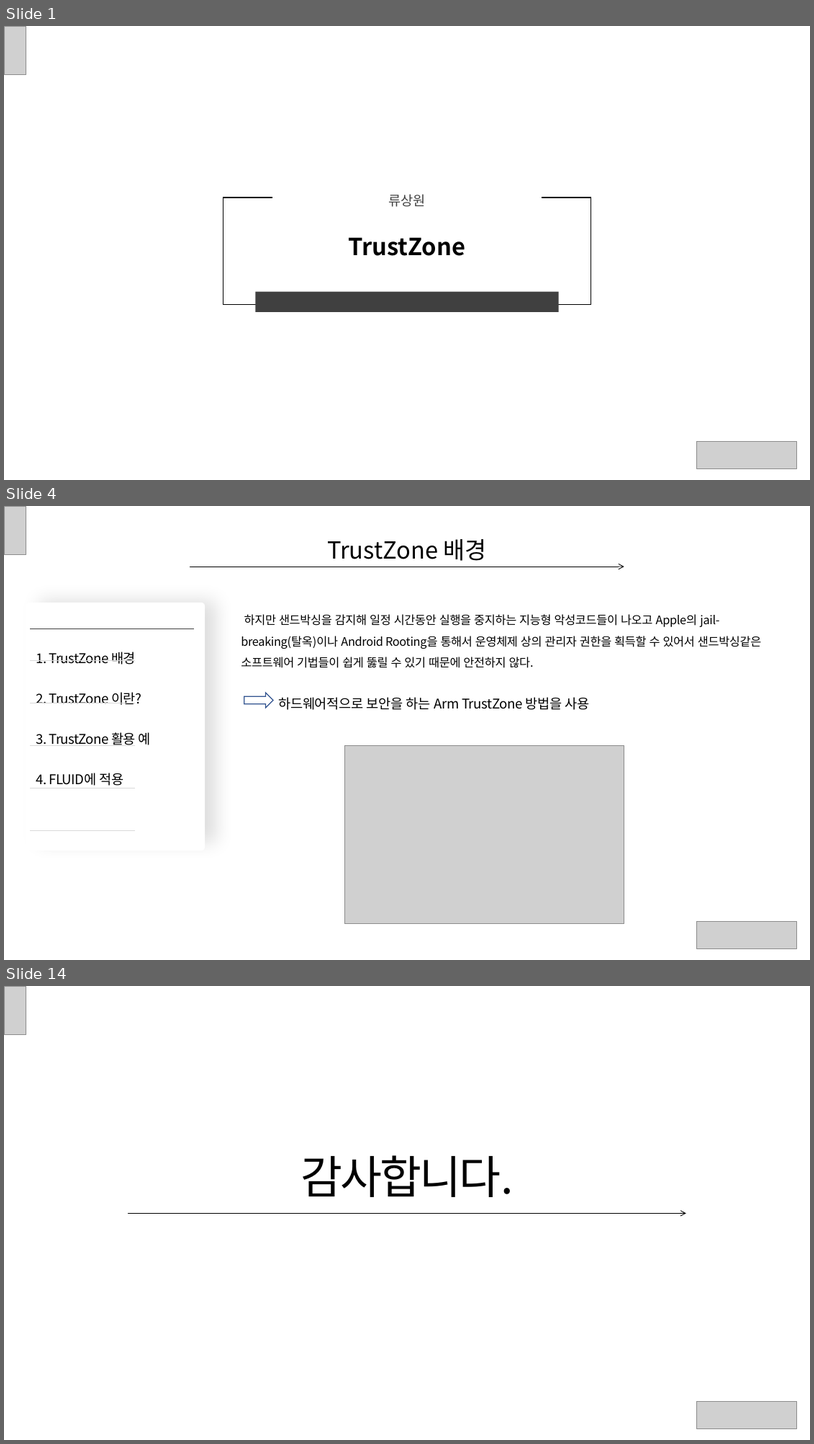
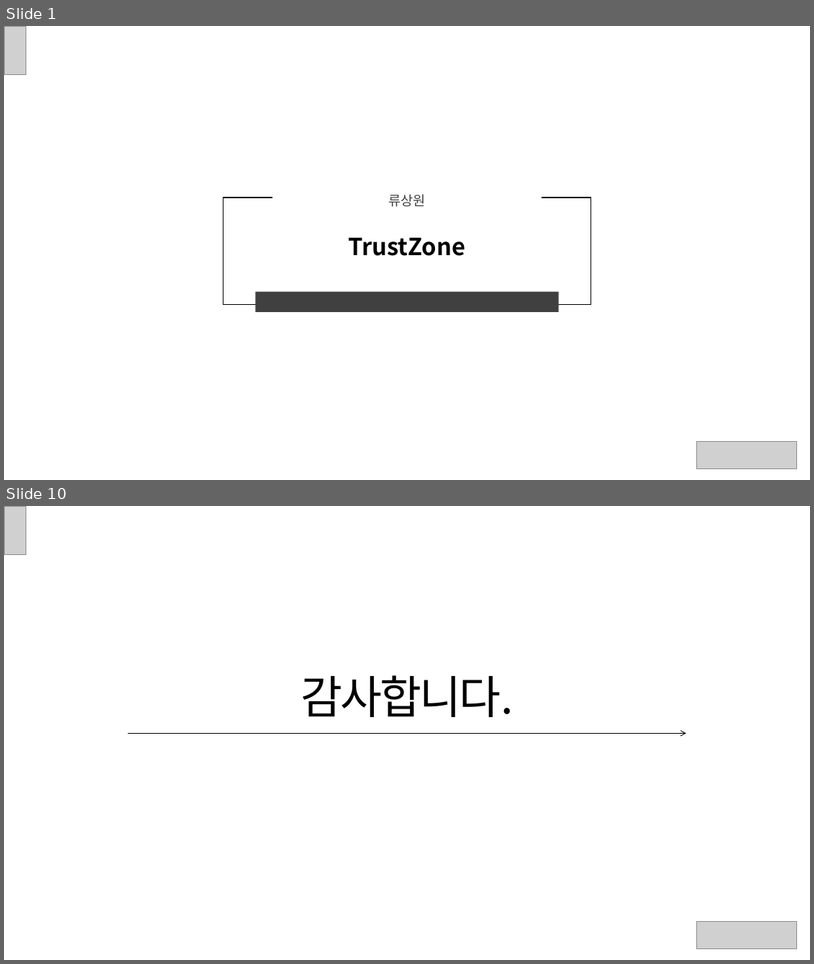
Before and after one commit to ryusangwon/Arm-Trustzone, a slide deck: Trustzone.pptx. Shown one above the other, each under a label of ours: slides 1, 4 and 14 before the commit, slides 1 and 10 after it; the slides between them are not shown. The pictures are 814x1444 and 814x964 pixels, drawn with LibreOffice and Linux fonts; fonts in the diff are those of the drawing; grey boxes stand for pictures. Boxes give left, top, right and bottom in pixels: in the first picture for what was removed or moved away, otherwise in the second. Text is boxed around its words. In the diff, an @@ line names an element or a change of style, - is before the commit and + after.

```diff
--- a/Trustzone.pptx
+++ b/Trustzone.pptx
@@ slide 4 removed at bbox=[4, 506, 810, 960], background #FFFFFF @@
@@ picture removed at bbox=[4, 506, 26, 554] @@
@@ title removed at bbox=[327, 539, 487, 561] @@
-TrustZone 배경
@@ arrow removed from (190, 566) to (625, 566) @@
@@ rounded rectangle removed at bbox=[18, 581, 235, 863] @@
@@ rounded rectangle removed at bbox=[26, 602, 205, 850] @@
@@ line removed from (30, 629) to (194, 629) @@
@@ text removed at bbox=[241, 614, 762, 668] @@
-하지만 샌드박싱을 감지해 일정 시간동안 실행을 중지하는 지능형 악성코드들이 나오고 Apple의 jail-breaking(탈옥)이나 Android Rooting을 통해서 운영체제 상의 관리자 권한을 획득할 수 있어서 샌드박싱같은 소프트웨어 기법들이 쉽게 뚫릴 수 있기 때문에 안전하지 않다.
@@ text removed at bbox=[36, 651, 151, 785] @@
-1. TrustZone 배경
-2. TrustZone 이란?
-3. TrustZone 활용 예
-4. FLUID에 적용
@@ right arrow removed at bbox=[244, 692, 273, 708] @@
@@ text removed at bbox=[279, 697, 590, 710] @@
-하드웨어적으로 보안을 하는 Arm TrustZone 방법을 사용
@@ group removed at bbox=[30, 659, 135, 830]: 5 lines @@
@@ picture removed at bbox=[345, 745, 624, 924] @@
@@ picture removed at bbox=[697, 921, 797, 948] @@
@@ what was slide 14 is now slide 10 @@
```
Also in this commit, not shown: 8 slides changed, 3 other slides removed.
